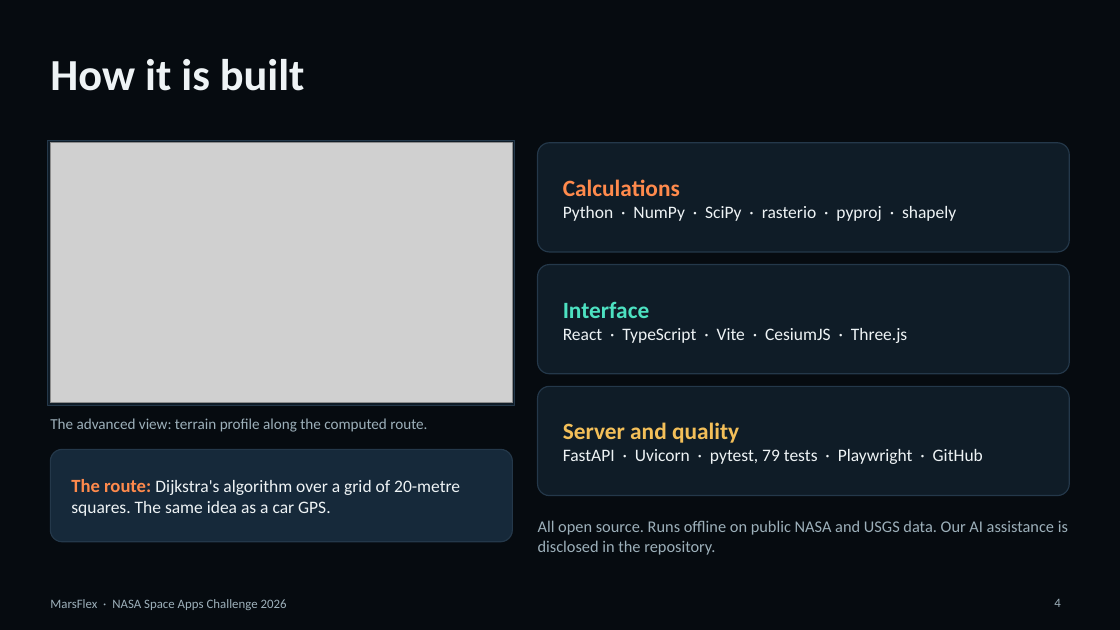
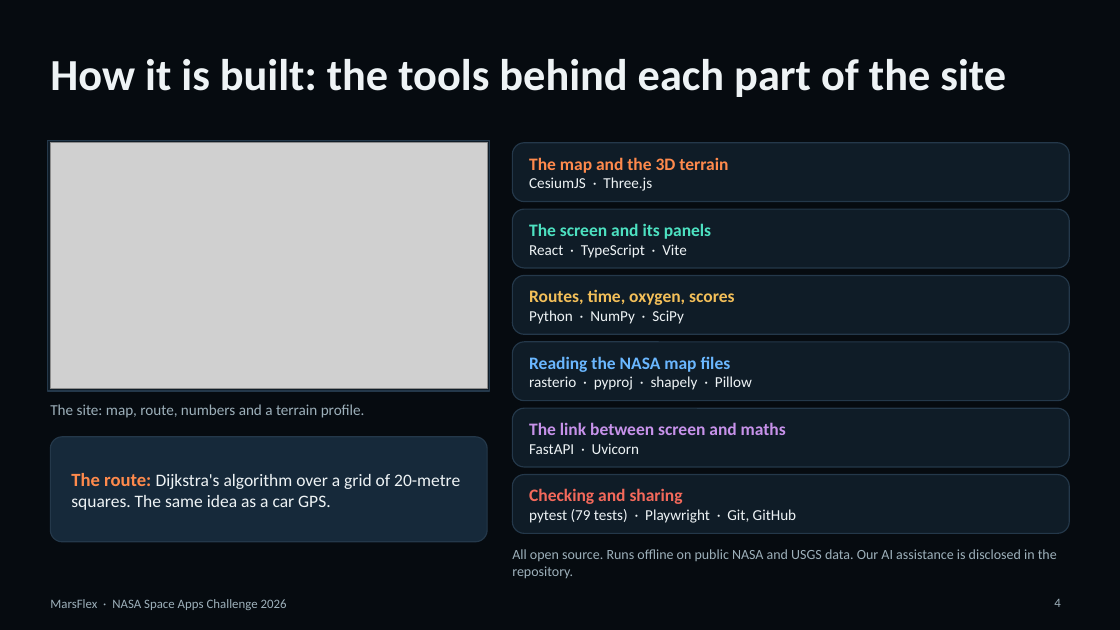
Before and after one commit to Humam-Taibeh/MarsFlex, a slide deck: slide 4 of docs/submission/presentation/MarsFlex_Presentation_4min.pptx. Drawn at 1120x630 pixels with LibreOffice and Linux fonts; fonts in the diff are those of the drawing; grey boxes stand for pictures. Boxes give left, top, right and bottom in pixels: in the first picture for what was removed or moved away, otherwise in the second. Text is boxed around its words. In the diff, an @@ line names an element or a change of style, - is before the commit and + after.

Commit message:
Slide 4: tools grouped by the part of the site they run; script updated

```diff
--- a/docs/submission/presentation/MarsFlex_Presentation_4min.pptx
+++ b/docs/submission/presentation/MarsFlex_Presentation_4min.pptx
@@ title at bbox=[50, 59, 1006, 97]: text changed @@
-How it is built
+How it is built: the tools behind each part of the site
@@ rectangle: place and size @@
-rectangle at bbox=[48, 140, 515, 405]
+rectangle at bbox=[48, 140, 490, 391]
@@ picture: place and size @@
-picture at bbox=[50, 143, 513, 402]
+picture at bbox=[50, 143, 487, 388]
@@ rounded rectangle: place and size @@
-rounded rectangle at bbox=[538, 143, 1070, 252]
+rounded rectangle at bbox=[513, 143, 1070, 202]
@@ text at bbox=[529, 157, 728, 191]: text changed; text colour #EEF3F5 to #FF8A4C; bold on @@
-Calculations
-Python · NumPy · SciPy · rasterio · pyproj · shapely
+The map and the 3D terrain
+CesiumJS · Three.js
@@ rounded rectangle: place and size @@
-rounded rectangle at bbox=[538, 265, 1070, 374]
+rounded rectangle at bbox=[513, 209, 1070, 268]
@@ text at bbox=[529, 223, 711, 258]: text changed; text colour #EEF3F5 to #4DE1C1; bold on @@
-Interface
-React · TypeScript · Vite · CesiumJS · Three.js
+The screen and its panels
+React · TypeScript · Vite
@@ proportions changed in 4 elements at bbox=[50, 437, 487, 542], bbox=[513, 143, 1070, 202], bbox=[513, 209, 1070, 268], bbox=[513, 276, 1070, 334] @@
@@ rounded rectangle: place and size @@
-rounded rectangle at bbox=[538, 386, 1070, 496]
+rounded rectangle at bbox=[513, 276, 1070, 334]
@@ text added at bbox=[529, 289, 734, 324], 15 pt, text #F3BF59, bold @@
+Routes, time, oxygen, scores
+Python · NumPy · SciPy
@@ rounded rectangle added at bbox=[513, 342, 1070, 401], fill #0F1C27, outline #24384A 1 pt @@
@@ text added at bbox=[529, 356, 752, 390], 13 pt, text #EEF3F5 @@
+Reading the NASA map files
+rasterio · pyproj · shapely · Pillow
@@ text at bbox=[50, 404, 365, 418]: text changed @@
-The advanced view: terrain profile along the computed route.
+The site: map, route, numbers and a terrain profile.
@@ rounded rectangle added at bbox=[513, 408, 1070, 467], fill #0F1C27, outline #24384A 1 pt @@
@@ rounded rectangle: place and size @@
-rounded rectangle at bbox=[50, 450, 513, 542]
+rounded rectangle at bbox=[50, 437, 487, 542]
@@ text "The route: Dijkstra's algorithm over ...": place and size @@
-text "The route: Dijkstra's algorithm over ..." at bbox=[71, 479, 460, 516]
+text "The route: Dijkstra's algorithm over ..." at bbox=[71, 473, 460, 510]
@@ text added at bbox=[529, 422, 786, 454], 15 pt, text #C792EA, bold @@
+The link between screen and maths
+FastAPI · Uvicorn
@@ rounded rectangle added at bbox=[513, 475, 1070, 534], fill #0F1C27, outline #24384A 1 pt @@
@@ text at bbox=[529, 488, 796, 523]: text changed; size 15 to 13 pt @@
-Server and quality
-FastAPI · Uvicorn · pytest, 79 tests · Playwright · GitHub
+Checking and sharing
+pytest (79 tests) · Playwright · Git, GitHub
@@ text "All open source. Runs offline ...": place and size @@
-text "All open source. Runs offline ..." at bbox=[538, 520, 1068, 555]
+text "All open source. Runs offline ..." at bbox=[512, 549, 1057, 578]
@@ text "All open source. Runs offline ..." at bbox=[512, 549, 1057, 578]: size 14 to 12 pt @@
```
Also in this commit, not shown: 2 other files.
